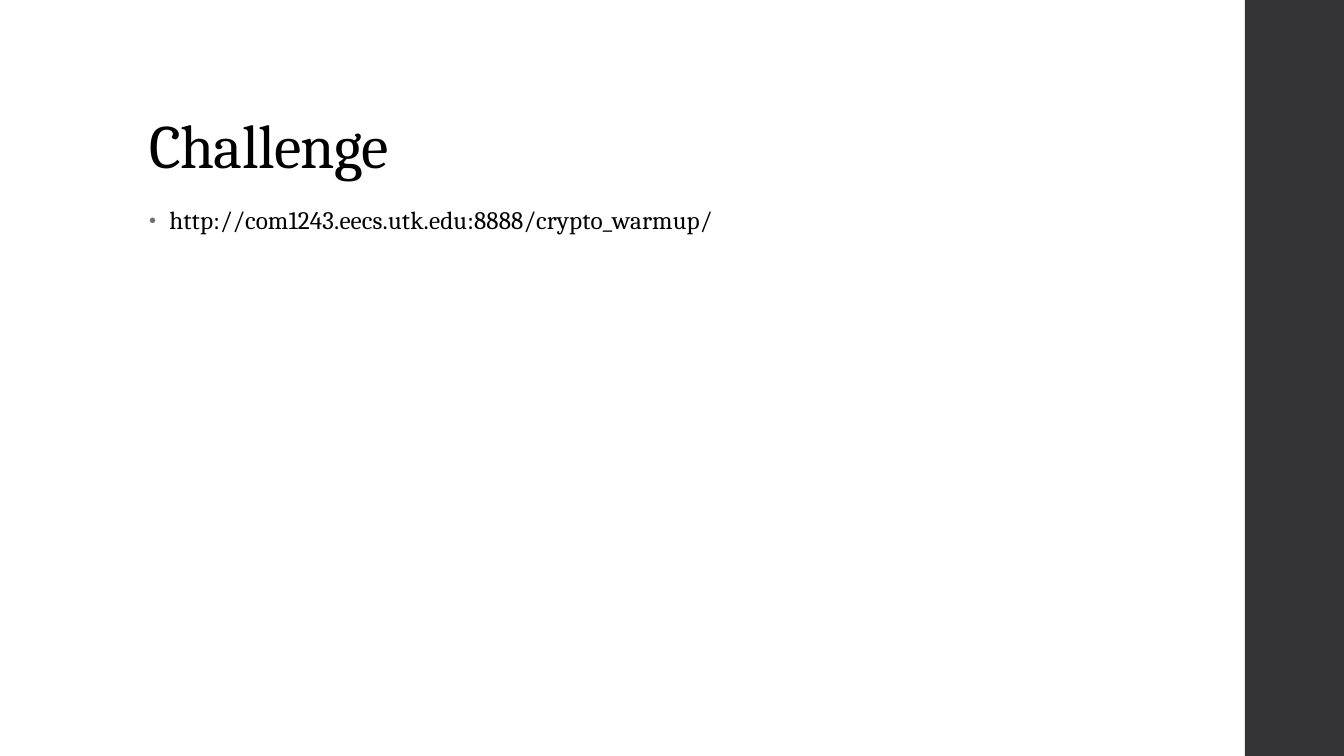
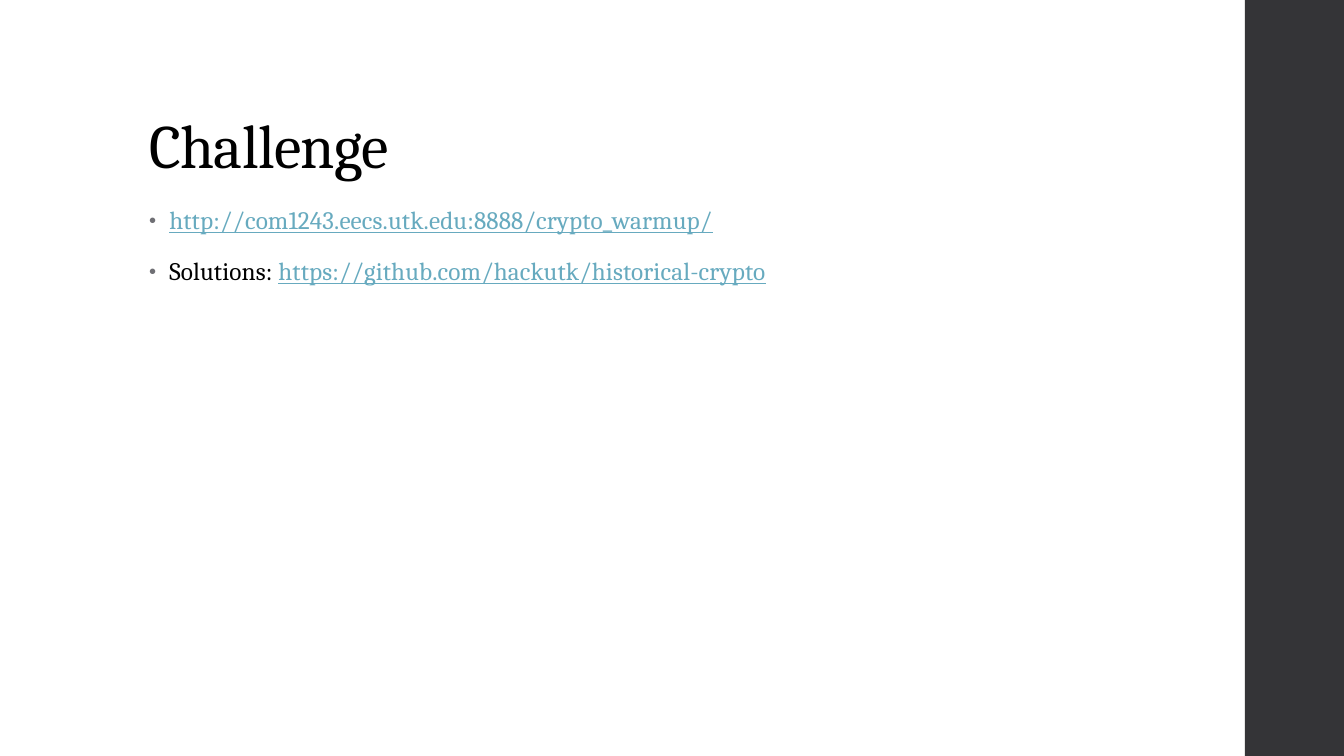
Before and after one commit to hackutk/historical-crypto, a slide deck: slide 10 of Crypto-101.pptx. Drawn at 1344x756 pixels with LibreOffice and Linux fonts; fonts in the diff are those of the drawing. Boxes give left, top, right and bottom in pixels: in the first picture for what was removed or moved away, otherwise in the second. Text is boxed around its words. In the diff, an @@ line names an element or a change of style, - is before the commit and + after.

Commit message:
Add solutions link

```diff
--- a/Crypto-101.pptx
+++ b/Crypto-101.pptx
@@ text at (169, 211, 712, 235): text colour #000000 to #67AABF, underline on in "http://com1243.eecs.utk.edu:8888/crypto_warmup/" @@
@@ text at (169, 262, 765, 286): paragraph added @@
+• Solutions: https://github.com/hackutk/historical-crypto
```
